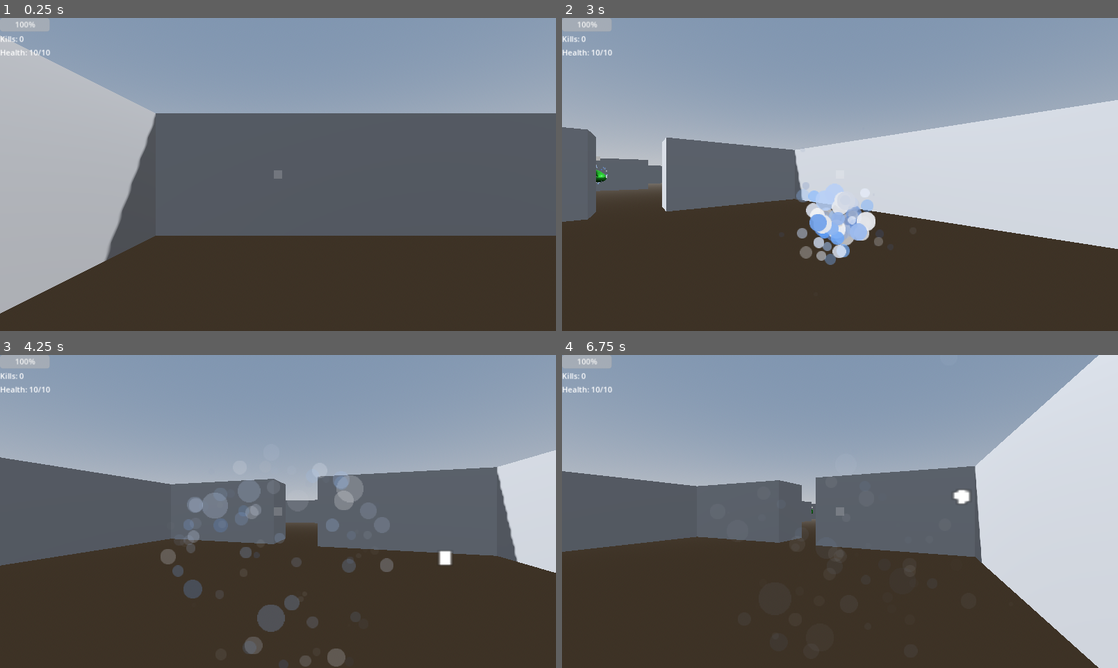
Above: before the commit, frames 1-4 (two rows, left to right).
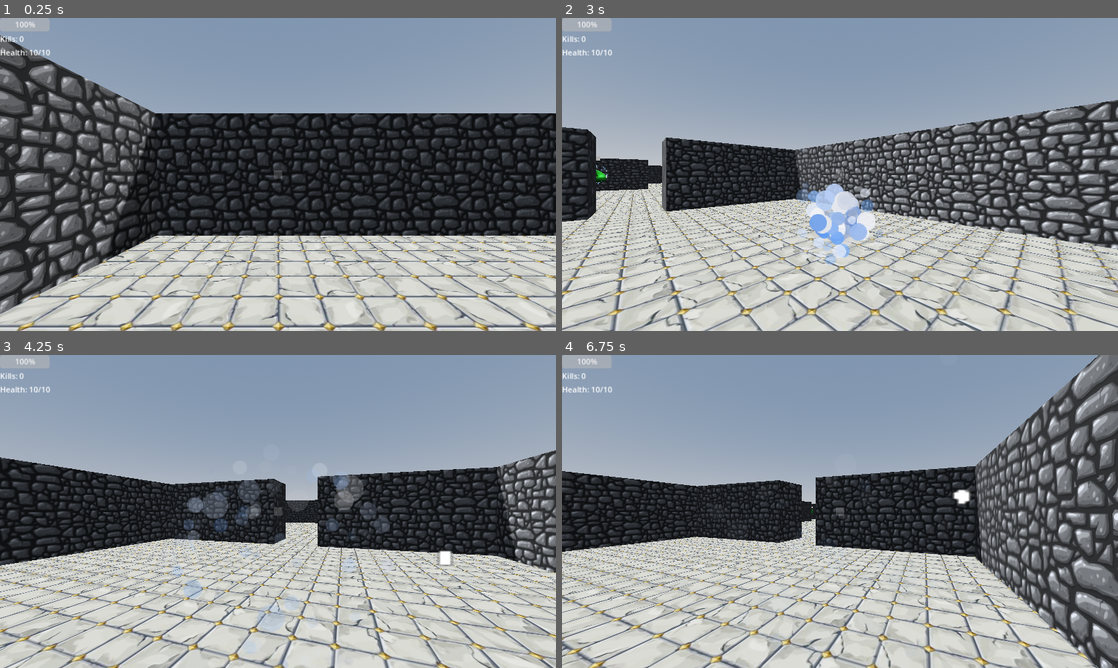
Above: after the commit, the same moments.

Repository: xtr3m3nerd/Scribble-Wizard
Game: Godot game, scene res://scenes/game/world.tscn
The game is run twice, just before and just after one commit, with the same random seed, the same clock (stepped at 60 frames per second) and the same inputs.
Inputs (mouse positions are in pixels of both pictures, inside the frame that each line leads up to):
- Up to frame 1 (0.25 s): no input
- Up to frame 2 (3 s): tap Enter at 0.5 s; move the mouse to (962, 158) at 0.52 s; press the mouse at (962, 158) at 0.53 s; hold D (move_right) 0.53-1.28 s; move the mouse to (728, 190) at 1.27 s; release the mouse at (728, 190) at 1.28 s; hold S (move_backwards) 1.28-2.03 s; tap Shift (hold) at 1.35, 2.85 s; move the mouse to (895, 105) at 2.02 s; press the mouse at (895, 105) at 2.03 s; hold D (move_right) 2.03-2.78 s; move the mouse to (812, 237) at 2.77 s; release the mouse at (812, 237) at 2.78 s; hold W (move_forwards) from 2.78 s (still down)
- Up to frame 3 (4.25 s): move the mouse to (444, 558) at 3.52 s; release W (move_forwards) at 3.53 s; press the mouse at (444, 558) at 3.53 s; hold A (move_left) from 3.53 s (still down)
- Up to frame 4 (6.75 s): move the mouse to (673, 464) at 4.27 s; release the mouse at (673, 464) at 4.28 s; tap Shift (hold) at 4.35, 5.85 s; move the mouse to (867, 511) at 5.02 s; release A (move_left) at 5.03 s; press the mouse at (867, 511) at 5.03 s; hold S (move_backwards) 5.03-5.78 s; move the mouse to (756, 433) at 5.77 s; release the mouse at (756, 433) at 5.78 s; hold D (move_right) 5.78-6.53 s; move the mouse to (962, 495) at 6.52 s; press the mouse at (962, 495) at 6.53 s; hold W (move_forwards) from 6.53 s (still down)

The runs differ from the first frame. In frame 1, 71% of the frame differs, in the area x 0-100%, y 5-100%; in frame 2, 61%; in frame 3, 61%; in frame 4, 66%.

Commit message:
Textures and Lightning Not Through Walls

Diff:
--- /dev/null
+++ b/prefabs/Floor.tscn
@@ -0,0 +1,9 @@
+[gd_scene load_steps=2 format=3 uid="uid://cefjerueldwtd"]
+
+[ext_resource type="Texture2D" uid="uid://0cme4fjyqh3e" path="res://assets/images/floor.jpg" id="1_ir1n5"]
+
+[node name="Wall" type="Node3D"]
+
+[node name="Sprite3D" type="Sprite3D" parent="."]
+transform = Transform3D(1, 0, 0, 0, -4.37114e-08, 1, 0, -1, -4.37114e-08, 0, 0, 0)
+texture = ExtResource("1_ir1n5")
--- a/prefabs/Lightning.tscn
+++ b/prefabs/Lightning.tscn
@@ -1,14 +1,14 @@
 [gd_scene load_steps=3 format=3 uid="uid://bxocdwqmsgtha"]
 
 [ext_resource type="Script" path="res://prefabs/Lightning.gd" id="1_yrtu0"]
-
-[sub_resource type="CylinderMesh" id="CylinderMesh_moxm4"]
+[ext_resource type="PackedScene" uid="uid://blifnustoodi6" path="res://assets/models/lightning.glb" id="2_qyus0"]
 
 [node name="Lightning" type="Node3D"]
 script = ExtResource("1_yrtu0")
 
 [node name="Graphic" type="Node3D" parent="."]
 
-[node name="MeshInstance3D" type="MeshInstance3D" parent="Graphic"]
-transform = Transform3D(0.1, 0, 0, 0, -4.37114e-08, 0.1, 0, -1, -4.37114e-09, 0, 0, -1)
-mesh = SubResource("CylinderMesh_moxm4")
+[node name="Node3D" type="Node3D" parent="Graphic"]
+
+[node name="lightning" parent="." instance=ExtResource("2_qyus0")]
+transform = Transform3D(0.1, 0, 0, 0, 0.1, 0, 0, 0, 0.1, -0.00604326, 0, -0.0687395)
--- a/prefabs/Wall.tscn
+++ b/prefabs/Wall.tscn
@@ -1,6 +1,14 @@
-[gd_scene load_steps=3 format=3 uid="uid://bh0ln2nnyfq7l"]
+[gd_scene load_steps=5 format=3 uid="uid://bh0ln2nnyfq7l"]
+
+[ext_resource type="Texture2D" uid="uid://dmabwqqs3yd4c" path="res://assets/images/wall.jpg" id="1_81pkn"]
+
+[sub_resource type="StandardMaterial3D" id="StandardMaterial3D_wmcb2"]
+albedo_texture = ExtResource("1_81pkn")
+albedo_texture_force_srgb = true
+uv1_scale = Vector3(3, 3, 3)
 
 [sub_resource type="BoxMesh" id="BoxMesh_gnvff"]
+material = SubResource("StandardMaterial3D_wmcb2")
 size = Vector3(2, 3, 2)
 
 [sub_resource type="ConcavePolygonShape3D" id="ConcavePolygonShape3D_tofwf"]
--- a/prefabs/player.gd
+++ b/prefabs/player.gd
@@ -92,22 +92,31 @@
 					var already_hit_targets = [target]
 					var enemies = get_tree().get_nodes_in_group("enemies")
 					for i in range(2): # number of bounces
-						var source_enemy = already_hit_targets[-1].collision_shape_3d.global_position
+						var source_enemy_position = already_hit_targets[-1].collision_shape_3d.global_position
 						var closest_enemy = null
 						var closest_distance = 100000000000000
 						for enemy in enemies:
 							if !already_hit_targets.has(enemy) and !enemy.dead:
-								var distance_to_enemy = source_enemy.distance_to(enemy.global_position)
-								if distance_to_enemy < closest_distance:
-									closest_enemy = enemy
-									closest_distance = distance_to_enemy
+								var space_state = get_world_3d().direct_space_state
+								var params = PhysicsRayQueryParameters3D.new()
+								params.from = source_enemy_position
+								params.to = enemy.global_position
+								params.exclude = [enemy, already_hit_targets[-1]]
+								var result = space_state.intersect_ray(params)
+								if !result:
+									var distance_to_enemy = source_enemy_position.distance_to(enemy.global_position)
+									if distance_to_enemy < closest_distance:
+										closest_enemy = enemy
+										closest_distance = distance_to_enemy
 						if closest_enemy != null:
 							var lightning: Lightning = lightning_prefab.instantiate()
 							get_tree().current_scene.add_child(lightning)
 							lightning.global_position = closest_enemy.collision_shape_3d.global_position
 							lightning.look_at(already_hit_targets[-1].collision_shape_3d.global_position)
 							lightning.scale = Vector3(1,1,closest_distance/2)
+							lightning.rotation_degrees.z = RandomNumberGenerator.new().randf_range(0, 360)
 							already_hit_targets.append(closest_enemy)
+					print(len(already_hit_targets))
 					for already_hit_target in already_hit_targets:
 						already_hit_target.take_damage(3)
 
@@ -115,6 +124,7 @@
 				get_tree().current_scene.add_child(lightning)
 				lightning.global_position = projectile_spawn_point.global_position
 				lightning.global_basis = global_basis
+				lightning.rotation_degrees.z = RandomNumberGenerator.new().randf_range(0, 360)
 			"fire":
 				pass
 			"water":
--- a/scenes/game/MapGenerator.gd
+++ b/scenes/game/MapGenerator.gd
@@ -3,6 +3,7 @@
 
 @export var wall_prefab: PackedScene
 @export var enemy_prefab: PackedScene
+@export var floor_prefab: PackedScene
 @onready var player: Player = get_tree().get_first_node_in_group("player")
 
 
@@ -48,6 +49,10 @@
 
 	for x in range(columns):
 		for y in range(rows):
+			if map[x][y] != NOTHING:
+				var floor = floor_prefab.instantiate()
+				get_tree().current_scene.add_child.call_deferred(floor)
+				floor.set_deferred("global_position", Vector3(x*wall_scale, 0, y*wall_scale))
 			if map[x][y] == WALL or map[x][y] == CORNER:
 				var wall = wall_prefab.instantiate()
 				get_tree().current_scene.add_child.call_deferred(wall)
--- a/scenes/game/world.tscn
+++ b/scenes/game/world.tscn
@@ -1,9 +1,10 @@
-[gd_scene load_steps=8 format=3 uid="uid://x4fkf8presxf"]
+[gd_scene load_steps=9 format=3 uid="uid://x4fkf8presxf"]
 
 [ext_resource type="PackedScene" uid="uid://d2bc2u6jj35ye" path="res://prefabs/player.tscn" id="1_cdwsg"]
 [ext_resource type="PackedScene" uid="uid://cbg4ymu14wy1b" path="res://scenes/game/game_manager.tscn" id="1_xi1cu"]
 [ext_resource type="PackedScene" uid="uid://bxocdwqmsgtha" path="res://prefabs/Lightning.tscn" id="2_5f6p0"]
 [ext_resource type="PackedScene" uid="uid://dhm73xu31c0xn" path="res://prefabs/map_generator.tscn" id="4_tj3j4"]
+[ext_resource type="PackedScene" uid="uid://cefjerueldwtd" path="res://prefabs/Floor.tscn" id="5_74i3w"]
 
 [sub_resource type="ProceduralSkyMaterial" id="ProceduralSkyMaterial_xonup"]
 sky_horizon_color = Color(0.64625, 0.65575, 0.67075, 1)
@@ -33,3 +34,4 @@
 lightning_prefab = ExtResource("2_5f6p0")
 
 [node name="MapGenerator" parent="." instance=ExtResource("4_tj3j4")]
+floor_prefab = ExtResource("5_74i3w")
Binary file added: assets/images/floor.jpg
Not shown, added: assets/images/floor.jpg.import
Binary file added: assets/images/wall.jpg
Not shown, added: assets/images/wall.jpg.import
Binary file added: assets/models/lightning.glb
Not shown, added: assets/models/lightning.glb.import
Binary file added: assets/models/lightning_Material.png
Not shown, added: assets/models/lightning_Material.png.import
